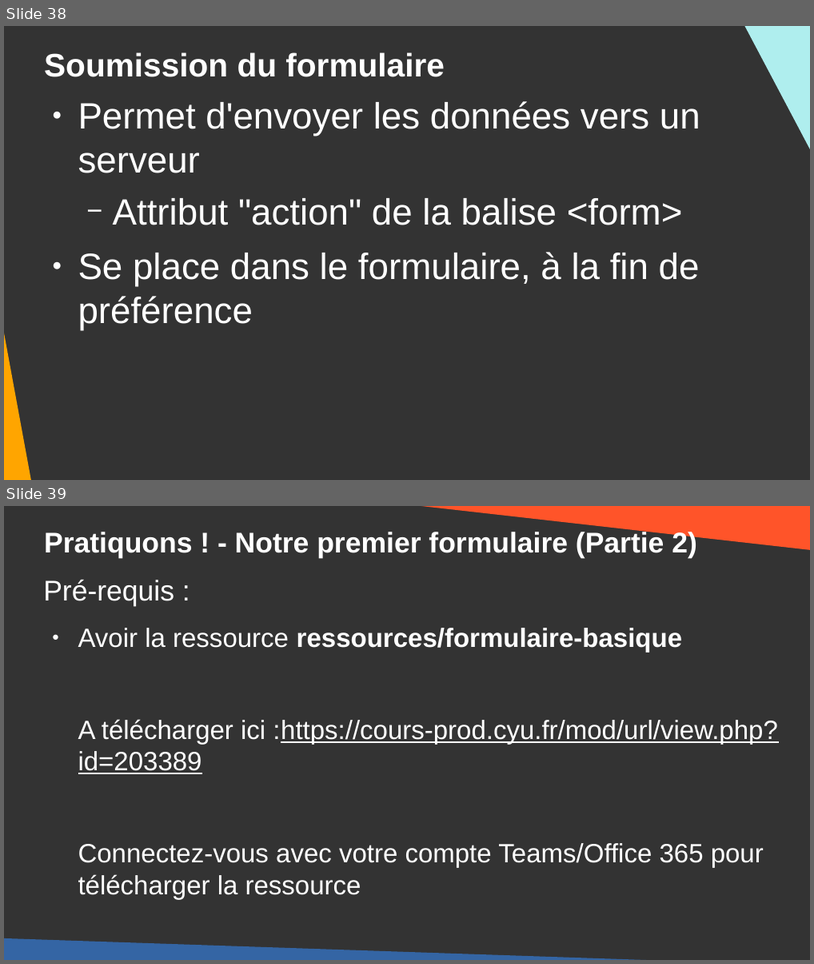
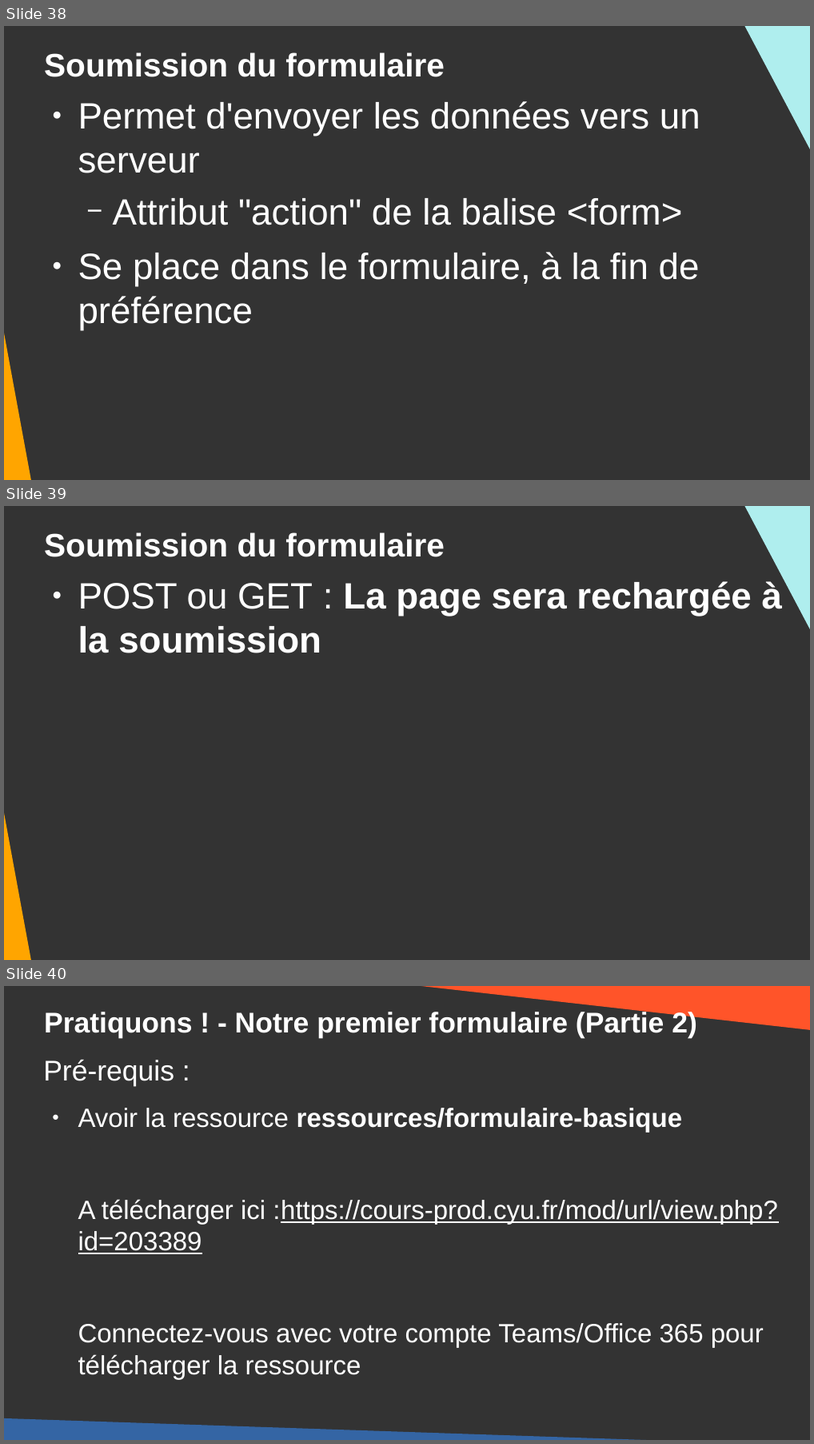
Before and after one commit to DanYellow/cours, a slide deck: integration-web-s1/travaux-pratiques/numero-3/presentation.odp. Shown one above the other, each under a label of ours: slides 38 and 39 before the commit, slides 38, 39 and 40 after it. The pictures are 814x964 and 814x1444 pixels, drawn with LibreOffice and Linux fonts; fonts in the diff are those of the drawing. Boxes give left, top, right and bottom in pixels: in the first picture for what was removed or moved away, otherwise in the second. Text is boxed around its words. In the diff, an @@ line names an element or a change of style, - is before the commit and + after.

```diff
--- a/integration-web-s1/travaux-pratiques/numero-3/presentation.odp
+++ b/integration-web-s1/travaux-pratiques/numero-3/presentation.odp
@@ slide 39 added at box(4, 506, 810, 960), background #333333 @@
@@ right triangle added at box(736, 506, 810, 723), fill #AFEEEE @@
@@ title added at box(44, 532, 445, 557), 32 pt, text #FFFFFF, bold @@
+Soumission du formulaire
@@ right triangle added at box(4, 575, 34, 960), fill #FFA500 @@
@@ text added at box(78, 581, 782, 653), 36 pt, text #FFFFFF, bold @@
+● POST ou GET : La page sera rechargée à la soumission
@@ what was slide 39 is now slide 40 @@
```
Also in this commit, not shown: 1 slide changed, 1 other slide added, 2 other files.
